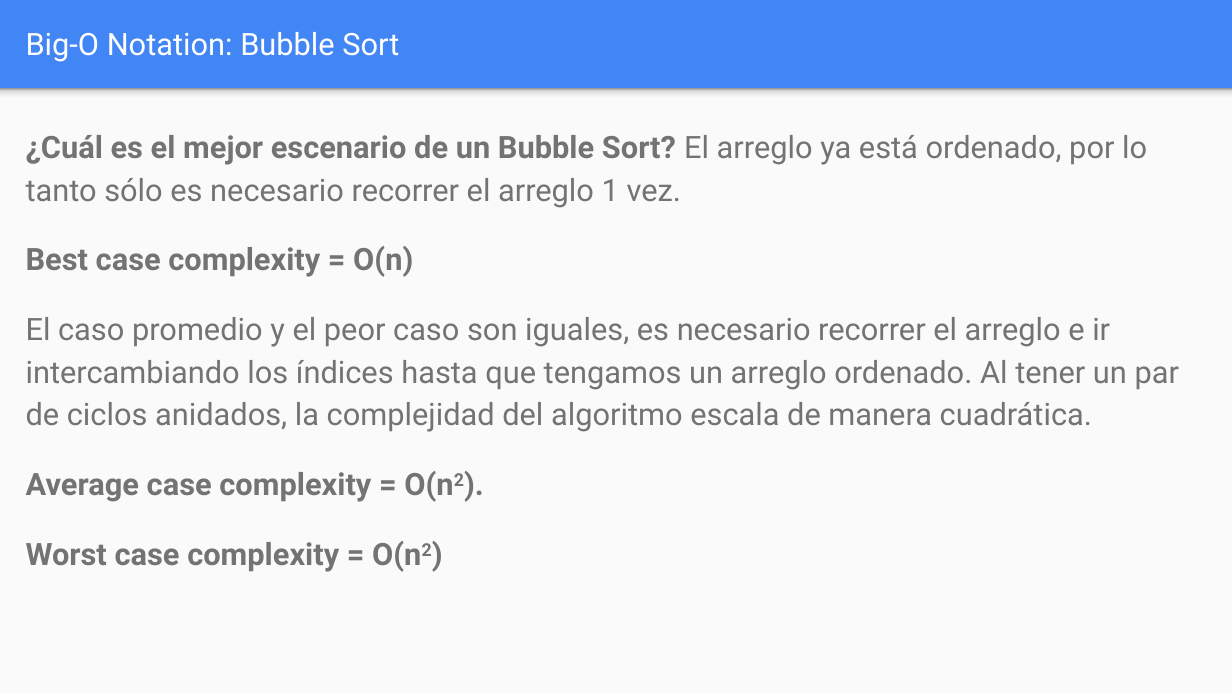
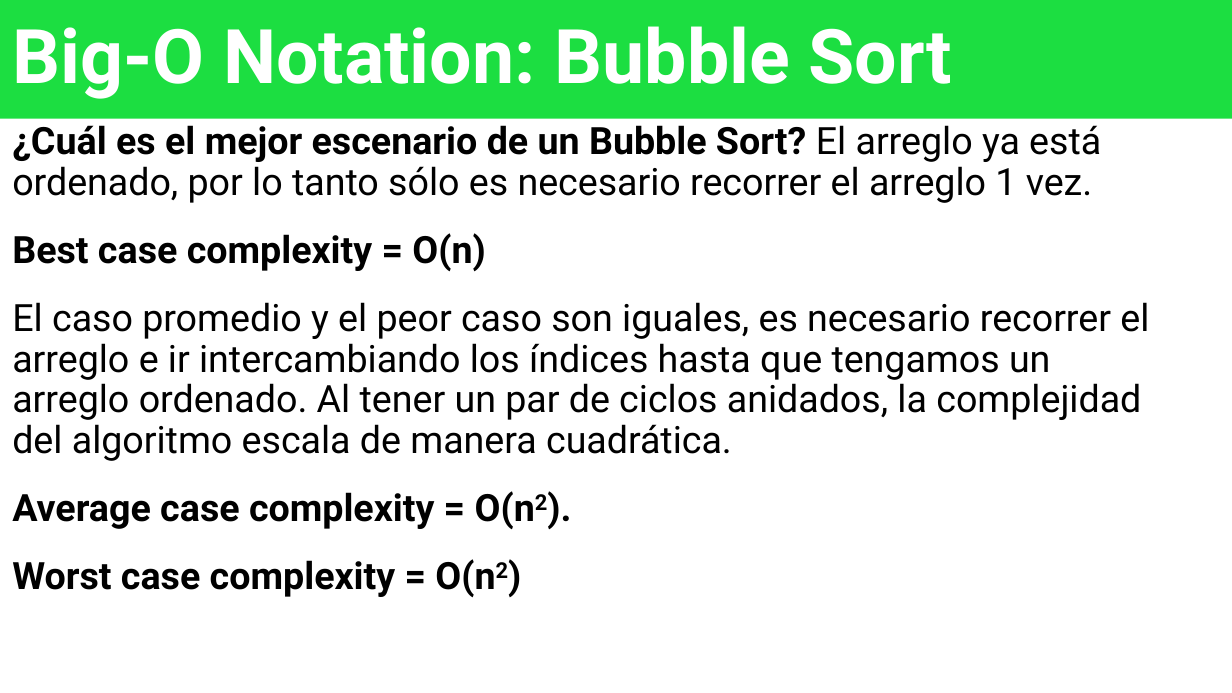
Before and after one commit to OMardil/INFO2, a slide deck: slide 28 of MOD09_Big_O/01 Presentacion/INFO2_MOD10-Análisis de Algoritmos.pptx (slide 17 before the commit). Drawn at 1232x693 pixels with LibreOffice and Linux fonts; fonts in the diff are those of the drawing. Boxes give left, top, right and bottom in pixels: in the first picture for what was removed or moved away, otherwise in the second. Text is boxed around its words. In the diff, an @@ line names an element or a change of style, - is before the commit and + after.

```diff
--- a/MOD09_Big_O/01 Presentacion/INFO2_MOD10-Análisis de Algoritmos.pptx
+++ b/MOD09_Big_O/01 Presentacion/INFO2_MOD10-Análisis de Algoritmos.pptx
@@ background #4285F4 to #FFFFFF @@
@@ title "Big-O Notation: Bubble Sort": place and size @@
-title "Big-O Notation: Bubble Sort" at [26, 32, 399, 62]
+title "Big-O Notation: Bubble Sort" at [0, 0, 1232, 118]
@@ title "Big-O Notation: Bubble Sort" at [0, 0, 1232, 118]: size 18 to 44 pt, bold on; line spacing 1 to 0.9; fill none to #1CDE41 @@
@@ rectangle removed at [0, 89, 1232, 693] @@
@@ rectangle removed at [0, 89, 1232, 103] @@
@@ text "¿Cuál es el mejor escenario ...": place and size @@
-text "¿Cuál es el mejor escenario ..." at [26, 135, 1179, 572]
+text "¿Cuál es el mejor escenario ..." at [12, 125, 1149, 597]
@@ text "¿Cuál es el mejor escenario ..." at [12, 125, 1149, 597]: size 18 to 22 pt, text colour #737373 to #000000; line spacing 1.15 to 0.9 @@
```
Also in this commit, not shown: 15 other slides changed, 15 slides added, 7 slides removed, 10 other files.
